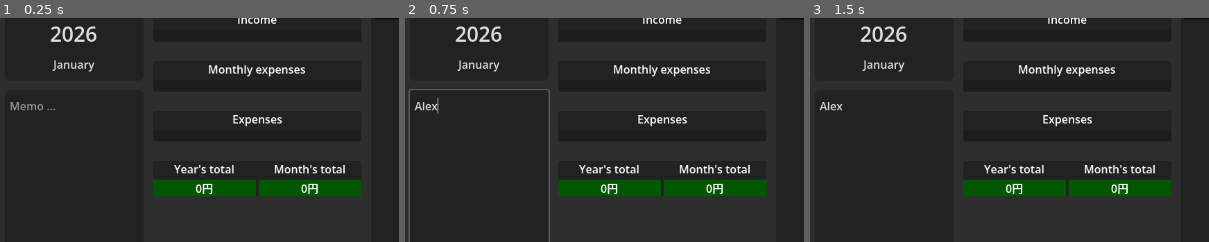
Above: before the commit, frames 1-3 (left to right).
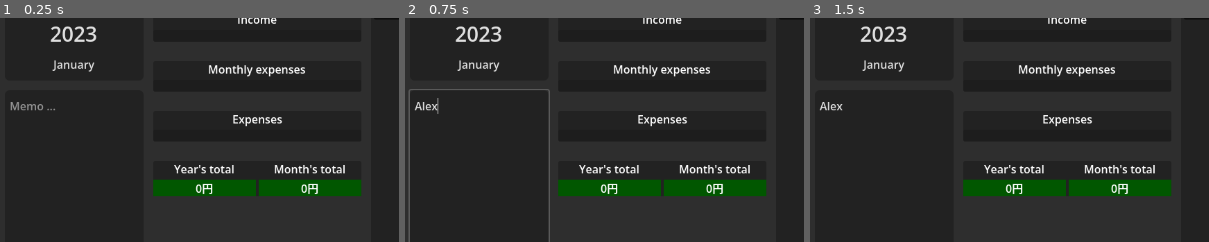
Above: after the commit, the same moments.

Repository: voylin/one_yen
Game: Godot game, scene res://main.tscn
Two runs of this game, one before a commit and one after it. Both use one fixed random seed, a clock stepped at 60 frames per second and the inputs below.
Inputs (mouse positions are % of the whole screen's width and height, from its top left):
- Up to frame 1 (0.25 s): no input
- Up to frame 2 (0.75 s): click (9, 61) at 0.52 s; type "Alex" at 0.6 s
- Up to frame 3 (1.5 s): click "Save" at 1.25 s
The pictures show only the part of the screen within x 0-50%, y 7-57%; the shares and areas given below are measured in that part.

The runs differ from the first frame. In frame 1, 0.1% of the frame differs, in the area x 21-25%, y 3-11%; in frame 2, 0.1%; in frame 3, 0.1%.
Error before the commit: Invalid operands 'String' and 'int' in operator '=='. (res://main.gd:44)
Error after the commit: Invalid operands 'String' and 'int' in operator '=='. (res://main.gd:58)

Commit message:
Update progress
Kids ... they take time ^^"

Diff:
--- a/src/main.gd
+++ b/src/main.gd
@@ -18,41 +18,49 @@
 
 @export var text_edit_memo: TextEdit
 
+@export var tree_income: Tree
+@export var tree_monthly_expenses: Tree
+@export var tree_expenses: Tree
+@export var tree_receipts: Tree
+
+@export var label_year_amount: Label
+@export var label_month_amount: Label
+
 
 #---- YEAR/MONTH DATA ---------------------------------------------------------
-var ids: PackedInt64Array ## 202601 (Year-month).
+var ids: PackedInt32Array ## 202601 (Year-month).
 var memos: PackedStringArray ## Monthly memos.
-var income: Dictionary[String, int] ## Income sources.
-var monthly_expenses: Dictionary[String, int] ## Monthly expenses (rent, ...).
-
-
-var receipt_ids: PackedInt64Array #---- RECEIPT DATA --------------------------
-var receipt_dates: PackedInt64Array ## 20260101 (Year-month-day).
+var income_sources: Array[Dictionary] ## [{ Source: amount }].
+var monthly_expenses: Array[Dictionary] ## [{ Source: amount }].
+
+
+var receipt_ids: PackedInt32Array #---- RECEIPT DATA --------------------------
+var receipt_dates: PackedInt32Array ## 20260101 (Year-month-day).
 var descriptions: PackedStringArray ## Purchase/Income description
-var expense_amount: PackedInt64Array ## Amount paid.
-var income_amount: PackedInt64Array ## Amount received.
-var paid_by_card: bool ## Paid by credit card or cash
+var expense_amount: PackedInt32Array ## Amount paid.
+var income_amount: PackedInt32Array ## Amount received.
+var paid_by_card: Array[bool] ## Paid by credit card or cash
+
+
+var _current_index: int = 0 ## The currently viewed ids index.
+var _current_date: int = 0 ## The currently viewed date.
+
+var _current_receipt_id: int = 0 ## Will always get +1 to not cause issues.
 
 
 
 func _ready() -> void:
-	load_data()
+	load_data() # Loading data if any + adding current year to option button.
+
+	# Setting up the UI.
 	var date: Dictionary = Time.get_date_dict_from_system()
-
-	# Setting the year.
 	for index: int in option_button_year.item_count:
 		if option_button_year.get_item_text(index) == date.year:
+			# Setting the year and month.
+			# - We have to emit the signal for the month so the UI gets updated.
 			option_button_year.set_pressed_no_signal(index)
+			option_button_month.set_pressed(date.month - 1)
 			break
-	if option_button_year.selected == -1:
-		option_button_year.add_item(date.year, date.year)
-
-	# Setting the month.
-	option_button_month.set_pressed_no_signal(date.month - 1)
-
-	# TODO: Load memo data
-	_load_memo()
-
 
 
 #---- Data handling ----
@@ -63,7 +71,7 @@
 		#--- Year/month data ---
 		"ids": ids,
 		"memos": memos,
-		"income": income,
+		"income_sources": income_sources,
 		"monthly_expenses": monthly_expenses,
 
 		#--- Receipts data ---
@@ -79,47 +87,63 @@
 
 
 func load_data() -> void:
-	var file: FileAccess
-	var data: Dictionary
-
-	if !FileAccess.file_exists(PATH):
-		return
-	file = FileAccess.open(PATH, FileAccess.READ)
-	if !FileAccess.get_open_error():
-		data = str_to_var(file.get_as_text())
-		for key: String in data.keys():
-			set(key, data[key])
+	# TODO: If encryption is added, when loading we should check if the file is
+	# encrypted. If it is, we have to show a popup first to enter the password.
+	if FileAccess.file_exists(PATH):
+		var file: FileAccess = FileAccess.open(PATH, FileAccess.READ)
+		if !FileAccess.get_open_error(): # Quick check for safety.
+			var data: Dictionary = str_to_var(file.get_as_text())
+			for key: String in data.keys():
+				set(key, data[key])
 
 	# Collecting list of all years which have data and populate option button.
-	var years: PackedInt32Array = []
 	var current_year: int = Time.get_date_dict_from_system().year
+	var current_year_added: bool = false
 
 	option_button_year.clear()
-	for id: int in ids: # Each id is build with year-month (202601)
+	for id: int in ids: # Each id is build with year-month (202601).
 		var year: int = floori(id / 100.0)
 		option_button_year.add_item(str(year), year)
-		years.append(year)
-	if !years.has(current_year):
-		years.append(current_year)
+		if current_year == year:
+			current_year_added = true
+	if !current_year_added:
+		option_button_year.add_item(str(current_year), current_year)
 	_refresh_option_button_year()
 
 
 #---- Handling - Memo's ----
 
 func _on_memo_text_edit_text_changed() -> void:
-	# Get the year.
-	# Get the month.
-	pass # Replace with function body.
-
+	memos[_current_index] = text_edit_memo.text
+	_unsaved_changes()
+
+
+#---- Handling - Receipts ----
+
+func _add_receipt(date: int, desc: String, expense: int, income: int, card: bool) -> void:
+	# Add data to receipt arrays.
+	receipt_ids.append(_current_receipt_id)
+	receipt_dates.append(date)
+	descriptions.append(desc)
+	expense_amount.append(expense)
+	income_amount.append(income)
+	paid_by_card.append(card)
+
+	_current_receipt_id += 1 # Increase for next receipt.
+	_load_receipts() # For updating the UI.
 
 
 #---- Buttons ----
 
+## This is basically a "load the entire UI" kinda function at this point.
 func _on_option_button_item_selected() -> void:
+	_current_date = _get_year() * 100 + _get_month()
+	_current_index = ids.find(_current_date)
 	_load_memo()
 	_load_income()
 	_load_monthly_expenses()
 	_load_receipts()
+	_update_amounts()
 
 
 func _on_add_receipts_button_pressed() -> void:
@@ -147,18 +171,6 @@
 
 
 #---- Loaders ----
-
-func _load_income() -> void:
-	pass
-
-
-func _load_monthly_expenses() -> void:
-	pass
-
-
-func _load_receipts() -> void:
-	pass
-
 
 func _load_memo() -> void:
 	var date: int = _get_year() * 100 + _get_month()
@@ -166,10 +178,52 @@
 	if index != -1:
 		text_edit_memo.text = memos[index]
 
+
+func _load_income() -> void:
+	pass
+
+
+func _load_monthly_expenses() -> void:
+	pass
+
+
+func _load_receipts() -> void:
+	var indexes: PackedInt32Array = []
+	for index: int in receipt_dates:
+		if floori(receipt_dates[index] / 100.0) == _current_date:
+			indexes.append(index)
+	# TODO: Sort data.
+	# TODO: Load data into receipt tree.
+
+	# TODO: After loading receipts, we have to update expenses.
+
+
+## Update the total year amount of what the total is at that month, and update
+## the month amount of the current viewing month.
+func _update_amounts() -> void:
+	var year: int = _get_year()
+	var year_total: int = 0
+	var month_total: int = 0
+	for index: int in receipt_dates.size():
+		var receipt_date: int = floori(receipt_dates[index] / 100.0)
+		if floori(receipt_date / 100.0) != year:
+			continue # Out of scope.
+
+		var total: int = income_amount[index] - expense_amount[index]
+		if receipt_date > _current_date:
+			year_total += total
+		if receipt_date == _current_date:
+			year_total += total
+			month_total += total
+
+	label_year_amount.text = str(year_total) # TODO: Add curreny marking.
+	label_month_amount.text = str(month_total) # TODO: Add curreny marking.
+
+
 #---- Helper functions ----
 
 func _get_year() -> int:
-	return option_button_year.get_selected_id() ## The id is the year.
+	return option_button_year.get_selected_id() # The id is the year.
 
 
 func _get_month() -> int:
@@ -178,9 +232,14 @@
 
 func _refresh_option_button_year() -> void:
 	var years: PackedInt32Array = []
-	for i: int in option_button_year.item_count:
-		years.append(option_button_year.get_item_id(i))
+	for index: int in option_button_year.item_count:
+		years.append(option_button_year.get_item_id(index))
 	years.sort()
 	option_button_year.clear()
 	for year: int in years:
 		option_button_year.add_item(str(year), year)
+
+
+func _unsaved_changes() -> void:
+	button_save.text = "Save*"
+	button_save.modulate = COLOR_UNSAVED
--- a/src/main.tscn
+++ b/src/main.tscn
@@ -75,7 +75,7 @@
 expand_margin_right = 2.0
 expand_margin_bottom = 2.0
 
-[node name="Main" type="PanelContainer" unique_id=1307242947 node_paths=PackedStringArray("button_save", "option_button_year", "option_button_month")]
+[node name="Main" type="PanelContainer" unique_id=1307242947 node_paths=PackedStringArray("button_save", "option_button_year", "option_button_month", "text_edit_memo", "tree_income", "tree_monthly_expenses", "tree_expenses", "tree_receipts", "label_year_amount", "label_month_amount")]
 anchors_preset = 15
 anchor_right = 1.0
 anchor_bottom = 1.0
@@ -86,6 +86,13 @@
 button_save = NodePath("VBox/TopContainer/HBox/SaveButton")
 option_button_year = NodePath("VBox/ContentHBox/LeftVBox/YearMonthContainer/VBox/YearOptionButton")
 option_button_month = NodePath("VBox/ContentHBox/LeftVBox/YearMonthContainer/VBox/MonthOptionButton")
+text_edit_memo = NodePath("VBox/ContentHBox/LeftVBox/MemoTextEdit")
+tree_income = NodePath("VBox/ContentHBox/MiddleVBox/IncomePanel/VBox/IncomeTree")
+tree_monthly_expenses = NodePath("VBox/ContentHBox/MiddleVBox/MonthlyExpensePanel/VBox/MonthlyExpensesTree")
+tree_expenses = NodePath("VBox/ContentHBox/MiddleVBox/ExpensesPanel/VBox/ExpensesTree")
+tree_receipts = NodePath("VBox/ContentHBox/ReceiptTree")
+label_year_amount = NodePath("VBox/ContentHBox/MiddleVBox/SummaryPanel/SummaryGrid/YearAmountLabel")
+label_month_amount = NodePath("VBox/ContentHBox/MiddleVBox/SummaryPanel/SummaryGrid/MonthAmountLabel")
 
 [node name="VBox" type="VBoxContainer" parent="." unique_id=793946214]
 layout_mode = 2
Not shown, changed: README.md
